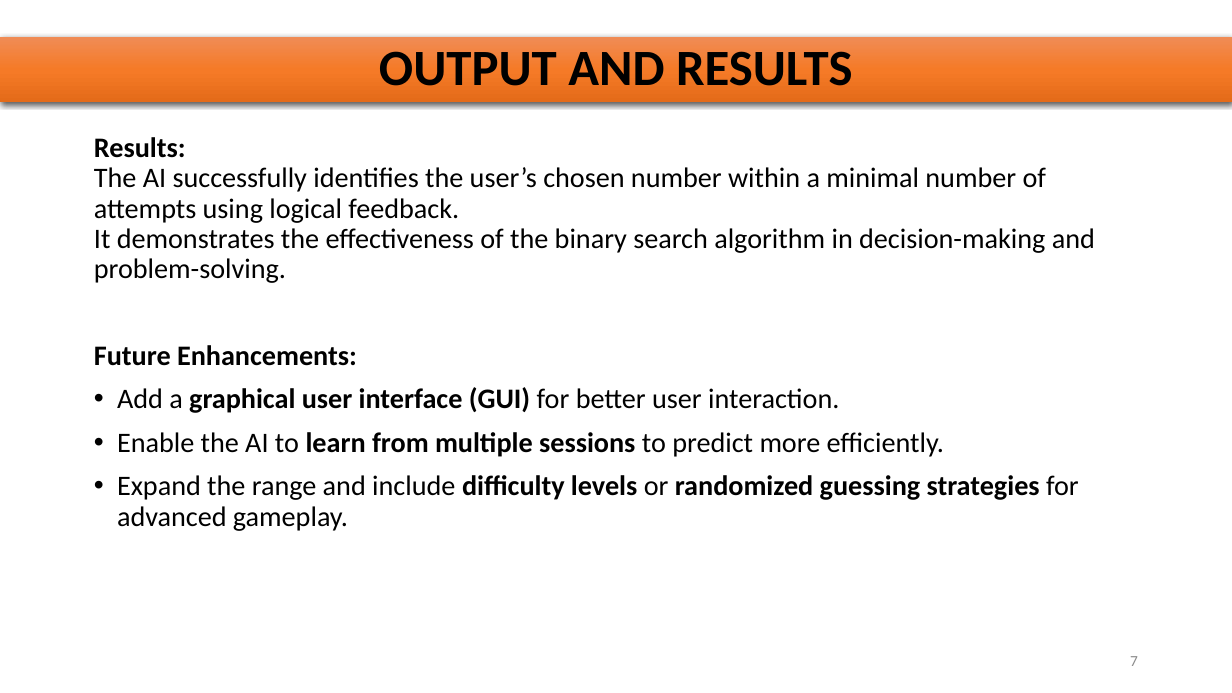
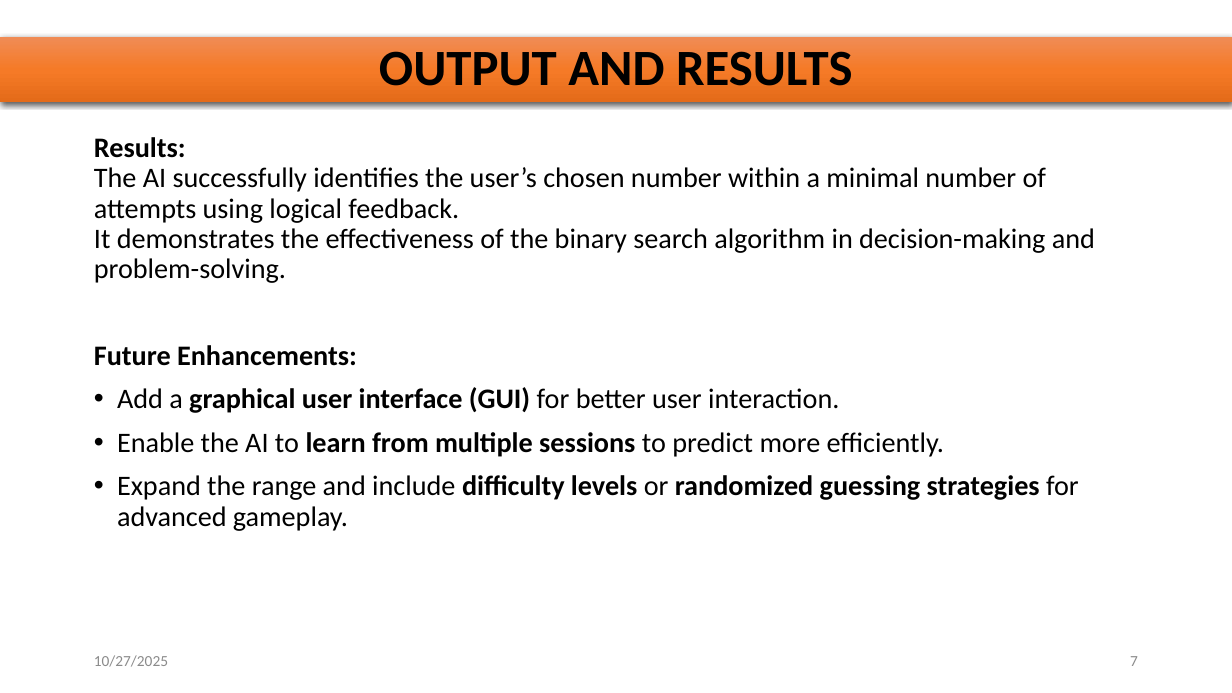
Before and after one commit to jeeva287/number-guessing-game-in-AI, a slide deck: slide 7 of Number guessing game ppt.pptx. Drawn at 1232x693 pixels with LibreOffice and Linux fonts; fonts in the diff are those of the drawing. Boxes give left, top, right and bottom in pixels: in the first picture for what was removed or moved away, otherwise in the second. Text is boxed around its words. In the diff, an @@ line names an element or a change of style, - is before the commit and + after.

```diff
--- a/Number guessing game ppt.pptx
+++ b/Number guessing game ppt.pptx
@@ text added at box(94, 655, 168, 667), 12 pt, text #8C8C8C @@
+10/27/2025
```
Also in this commit, not shown: 8 other slides changed.
